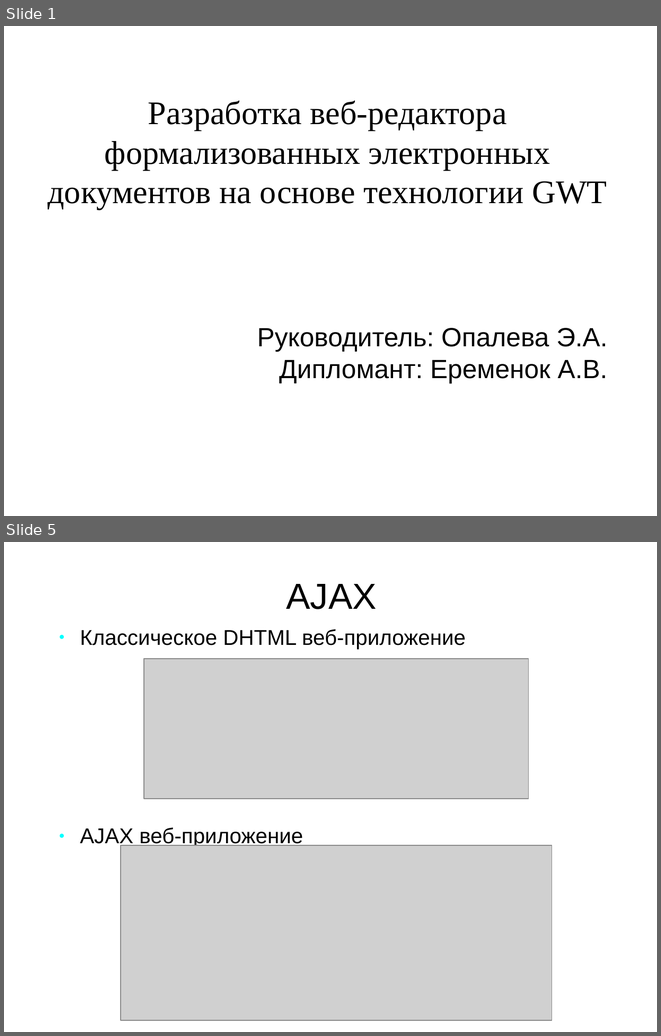
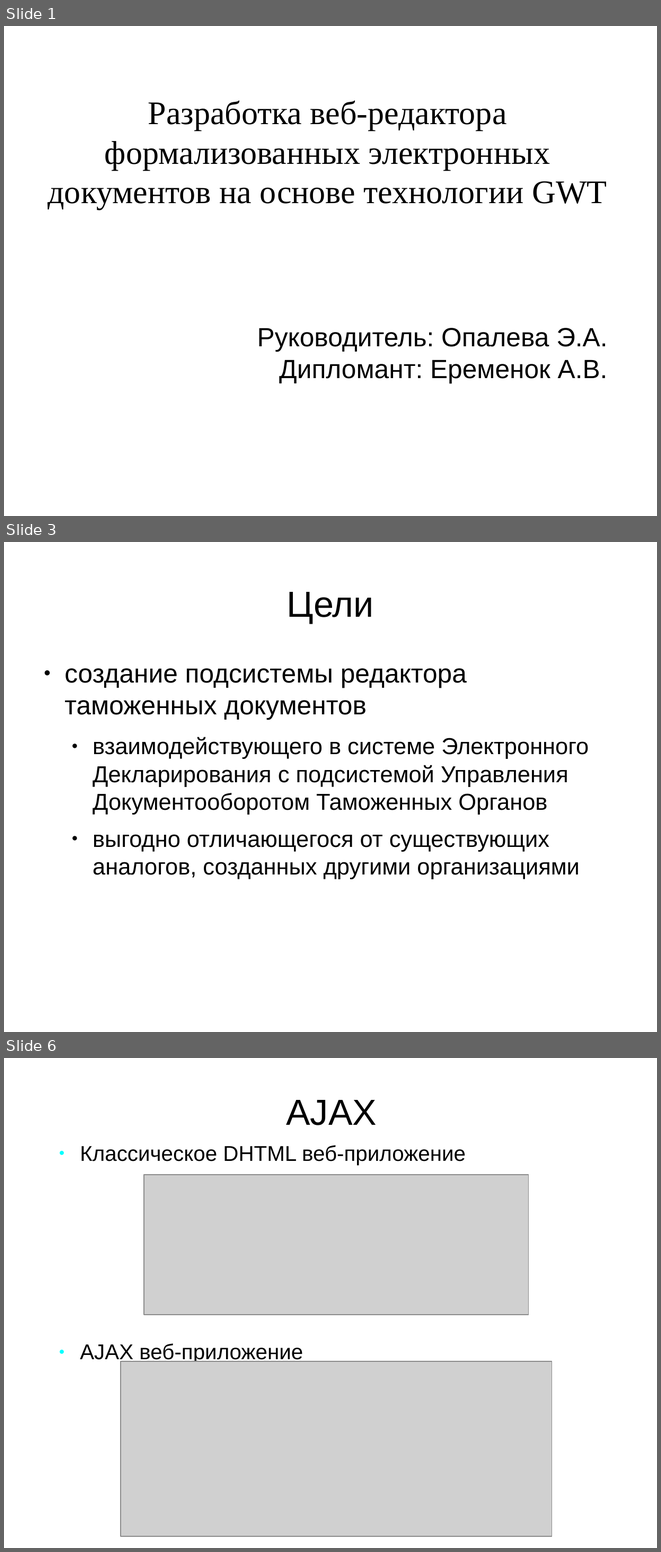
Before and after one commit to aeremenok/a-team-777, a slide deck: diploma/eav/diploma/demo.odp. Shown one above the other, each under a label of ours: slides 1 and 5 before the commit, slides 1, 3 and 6 after it; the slides between them are not shown. The pictures are 661x1036 and 661x1552 pixels, drawn with LibreOffice and Linux fonts; fonts in the diff are those of the drawing; grey boxes stand for pictures. Boxes give left, top, right and bottom in pixels: in the first picture for what was removed or moved away, otherwise in the second. Text is boxed around its words. In the diff, an @@ line names an element or a change of style, - is before the commit and + after.

```diff
--- a/diploma/eav/diploma/demo.odp
+++ b/diploma/eav/diploma/demo.odp
@@ slide 3 added at bbox=[4, 542, 657, 1032], background #FFFFFF @@
@@ title added at bbox=[287, 592, 374, 623], 44 pt, text #000000 @@
+Цели
@@ text added at bbox=[64, 668, 589, 879], 28 pt, text #000000 @@
+● создание подсистемы редактора таможенных документов
+  ● взаимодействующего в системе Электронного Декларирования с подсистемой Управления Документооборотом Таможенных Органов
+  ● выгодно отличающегося от существующих аналогов, созданных другими организациями
@@ what was slide 5 is now slide 6 @@
```
Also in this commit, not shown: 4 slides changed, 3 other files.
